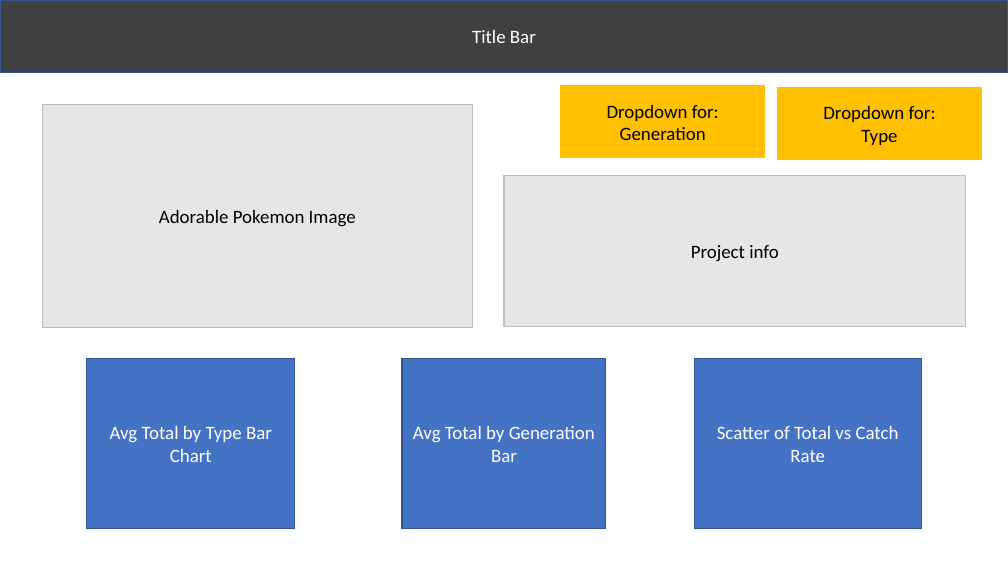
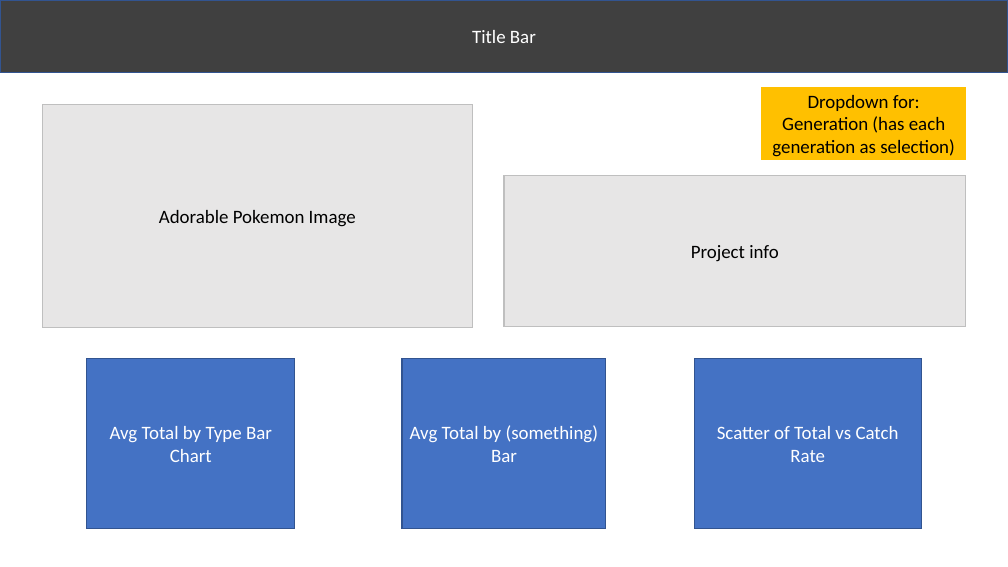
Before and after one commit to carloscu/Project2_Group6, a slide deck: slide 1 of Mock up.pptx. Drawn at 1008x567 pixels with LibreOffice and Linux fonts; fonts in the diff are those of the drawing. Boxes give left, top, right and bottom in pixels: in the first picture for what was removed or moved away, otherwise in the second. Text is boxed around its words. In the diff, an @@ line names an element or a change of style, - is before the commit and + after.

Commit message:
update wireframe

```diff
--- a/Mock up.pptx
+++ b/Mock up.pptx
@@ rectangle "Dropdown for:": place and size @@
-rectangle "Dropdown for:" at (561, 85, 765, 157)
+rectangle "Dropdown for:" at (762, 87, 966, 159)
@@ rectangle removed at (778, 87, 982, 159) @@
-Dropdown for:
-Type
@@ text in rectangle at (772, 116, 955, 157): text changed @@
-Generation
+Generation (has each generation as selection)
@@ text in rectangle at (410, 425, 599, 462): text changed @@
-Avg Total by Generation Bar
+Avg Total by (something) Bar
```
